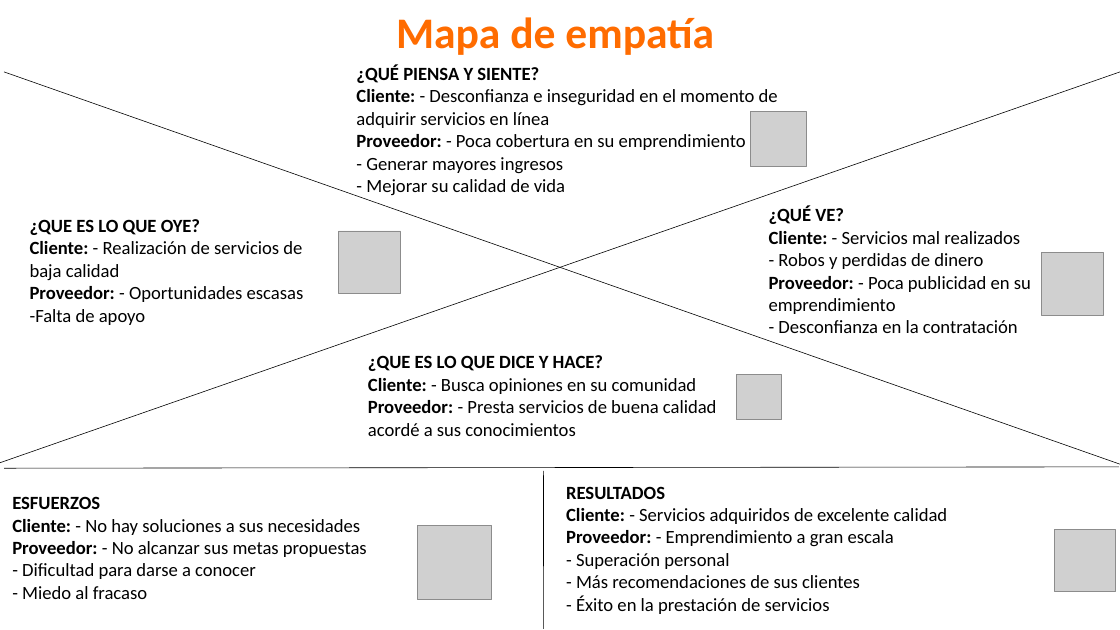
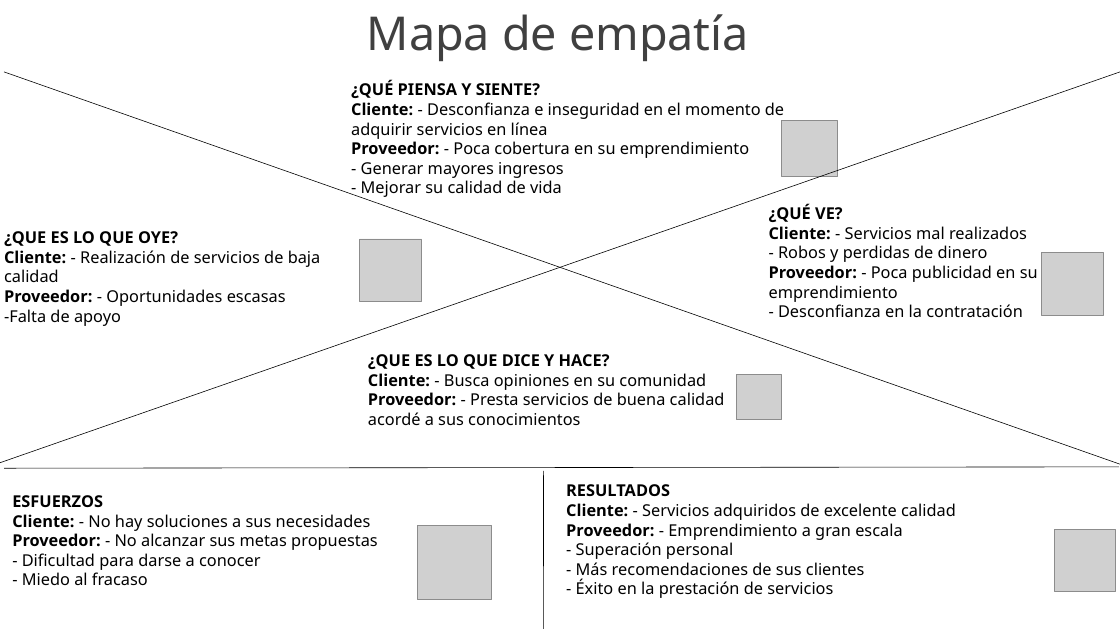
Before and after one commit to yeseniaquejada/SERVICE_MARKET, a slide deck: slide 27 of PROYECTO FORMATIVO.pptx (slide 28 before the commit). Drawn at 1120x630 pixels with LibreOffice and Linux fonts; fonts in the diff are those of the drawing; grey boxes stand for pictures; background and template pictures are left out. Boxes give left, top, right and bottom in pixels: in the first picture for what was removed or moved away, otherwise in the second. Text is boxed around its words. In the diff, an @@ line names an element or a change of style, - is before the commit and + after.

```diff
--- a/PROYECTO FORMATIVO.pptx
+++ b/PROYECTO FORMATIVO.pptx
@@ text "Mapa de empatía": place and size @@
-text "Mapa de empatía" at (396,17,714,55)
+text "Mapa de empatía" at (367,14,749,61)
@@ text "Mapa de empatía" at (367,14,749,61): size 37.3 to 40 pt, font Calibri to Noto Sans, text colour #FF6C00 to #404040, bold off @@
@@ text "¿QUÉ PIENSA Y SIENTE?": place and size @@
-text "¿QUÉ PIENSA Y SIENTE?" at (356,65,778,195)
+text "¿QUÉ PIENSA Y SIENTE?" at (351,80,784,198)
@@ picture: place and size @@
-picture at (750,111,806,166)
+picture at (781,120,837,176)
@@ size 16 to 14 pt, font Calibri to Noto Sans in 6 elements at (368,354,725,425), (12,495,378,585), (566,484,956,598), (769,204,1038,317), (351,80,784,198), (4,231,321,326) @@
@@ text "¿QUE ES LO QUE OYE?": place and size @@
-text "¿QUE ES LO QUE OYE?" at (30,219,304,325)
+text "¿QUE ES LO QUE OYE?" at (4,231,321,326)
@@ picture: place and size @@
-picture at (339,231,401,293)
+picture at (360,239,422,301)
```
Also in this commit, not shown: 26 other slides changed, 2 slides added, 3 slides removed, 6 other files.
